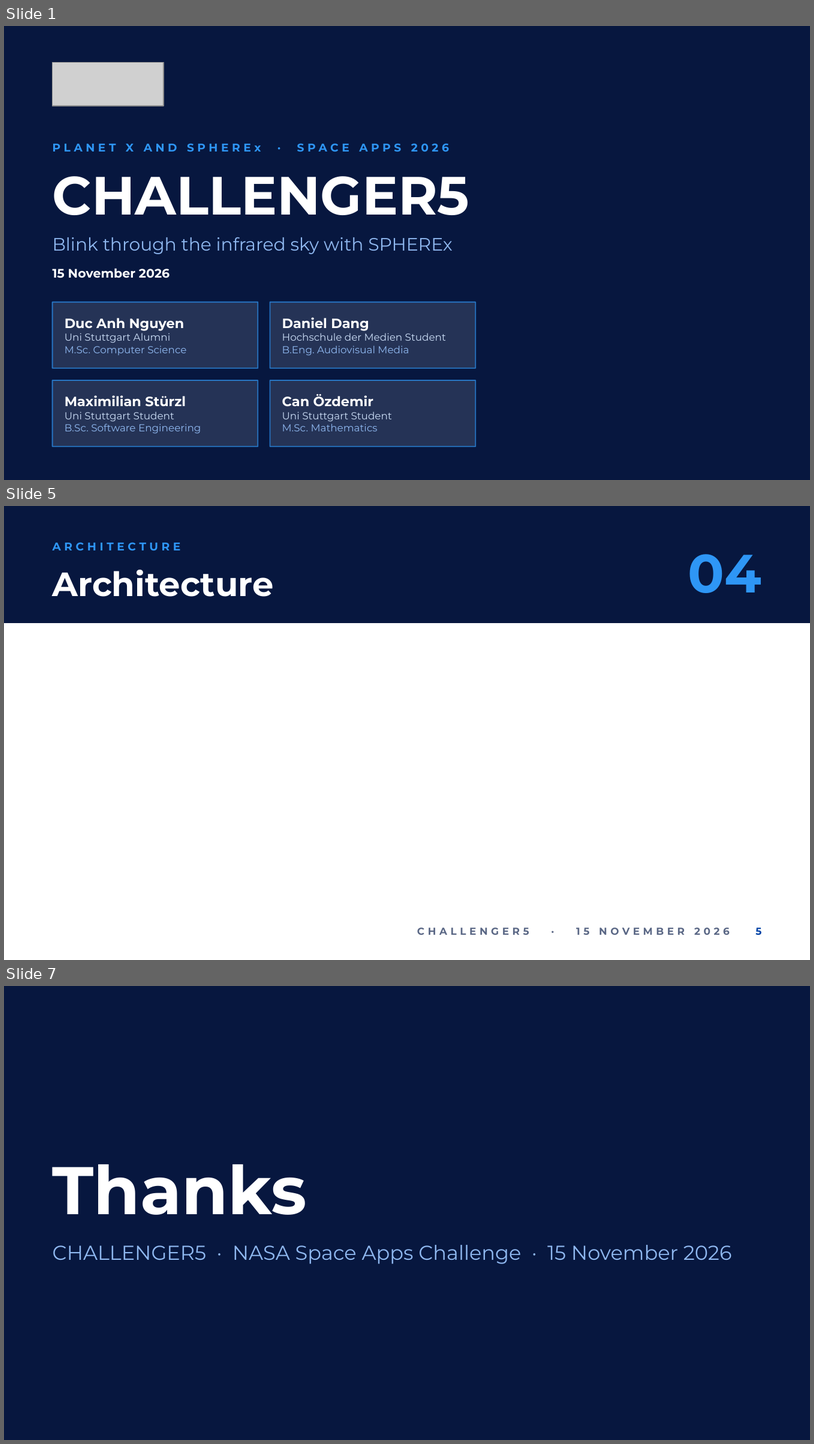
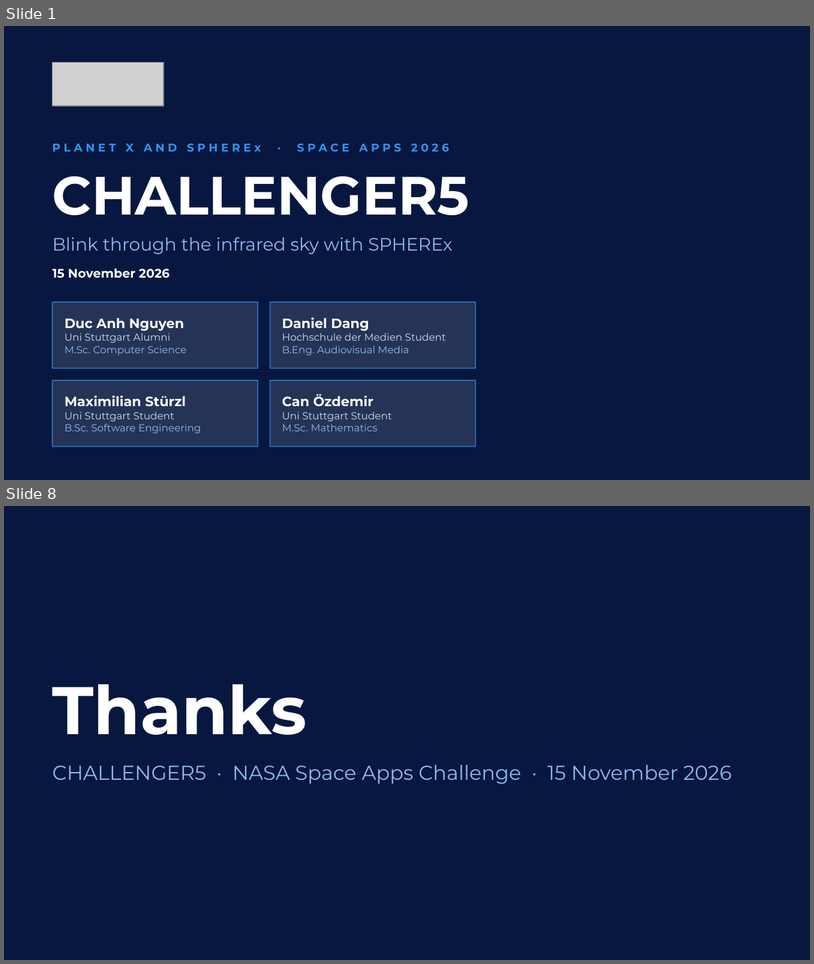
Before and after one commit to ngydc/sac-challenger5, a slide deck: docs/submission/CHALLENGER5_pitch.pptx. Shown one above the other, each under a label of ours: slides 1, 5 and 7 before the commit, slides 1 and 8 after it; the slides between them are not shown. The pictures are 814x1444 and 814x964 pixels, drawn with LibreOffice and Linux fonts; fonts in the diff are those of the drawing; grey boxes stand for pictures; background and template pictures are left out. Boxes give left, top, right and bottom in pixels: in the first picture for what was removed or moved away, otherwise in the second. Text is boxed around its words. In the diff, an @@ line names an element or a change of style, - is before the commit and + after.

```diff
--- a/docs/submission/CHALLENGER5_pitch.pptx
+++ b/docs/submission/CHALLENGER5_pitch.pptx
@@ slide 5 removed at (4, 506, 810, 960), background #FFFFFF @@
@@ rectangle removed at (4, 506, 810, 623) @@
@@ text removed at (53, 542, 181, 550) @@
-ARCHITECTURE
@@ text removed at (689, 554, 762, 593) @@
-04
@@ title removed at (53, 570, 274, 597) @@
-Architecture
@@ text removed at (417, 927, 730, 934) @@
-CHALLENGER5 · 15 NOVEMBER 2026
@@ page number removed at (756, 927, 762, 935) @@
-5
@@ what was slide 7 is now slide 8 @@
```
Also in this commit, not shown: 7 slides added, 4 other slides removed, 2 other files.
